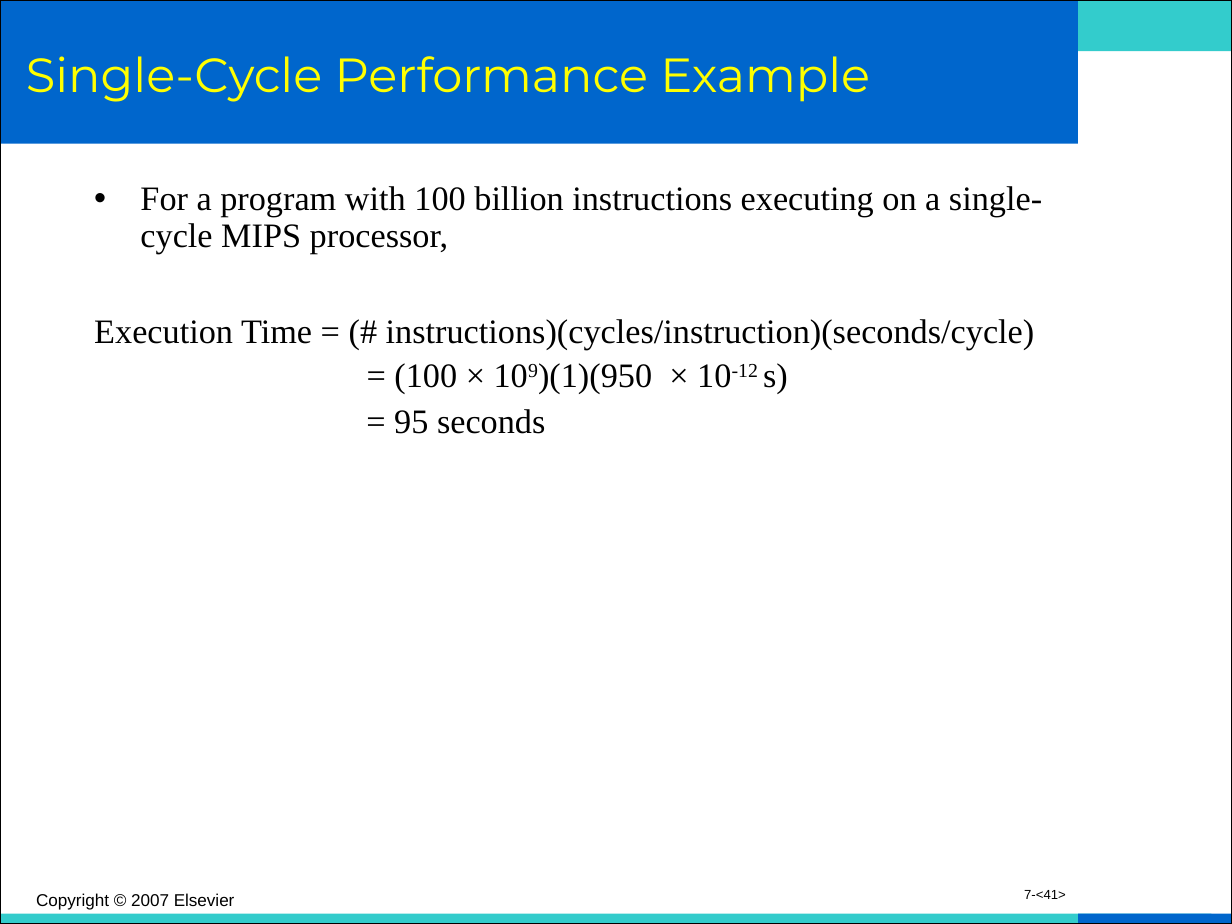
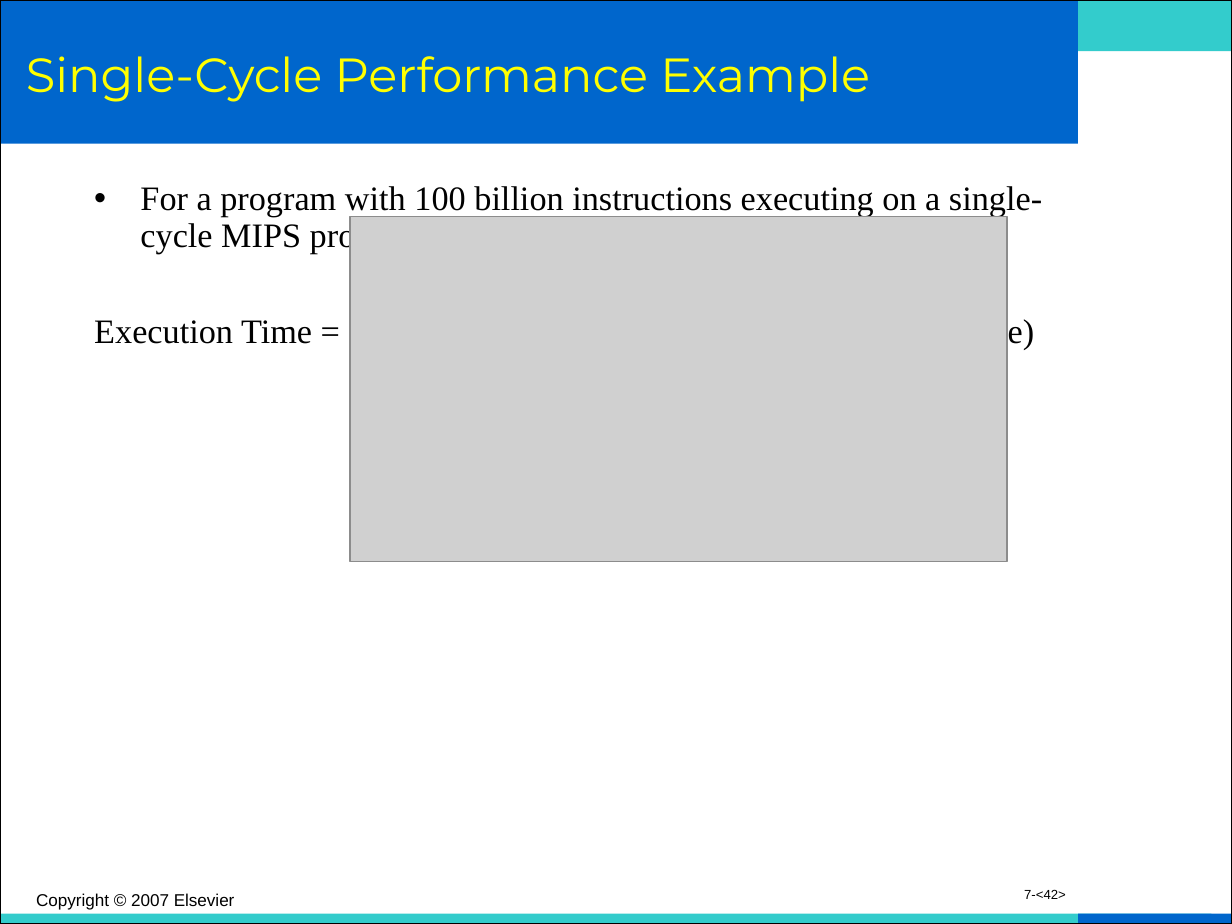
Before and after one commit to jeonggunlee/Computer_Arch_2018_Fall, a slide deck: slide 42 of NEWPPT/DDCA_Ch7_1_Single_Cycle.ppt (slide 41 before the commit). Drawn at 1232x924 pixels with LibreOffice and Linux fonts; fonts in the diff are those of the drawing; grey boxes stand for pictures; background and template pictures are left out. Boxes give left, top, right and bottom in pixels: in the first picture for what was removed or moved away, otherwise in the second. Text is boxed around its words. In the diff, an @@ line names an element or a change of style, - is before the commit and + after.

```diff
--- a/NEWPPT/DDCA_Ch7_1_Single_Cycle.ppt
+++ b/NEWPPT/DDCA_Ch7_1_Single_Cycle.ppt
@@ picture added at [350, 217, 1007, 562] @@
@@ page number at [1024, 889, 1066, 899]: text changed @@
-7-<41>
+7-<42>
```
Also in this commit, not shown: 6 other slides changed, 1 slide added.
